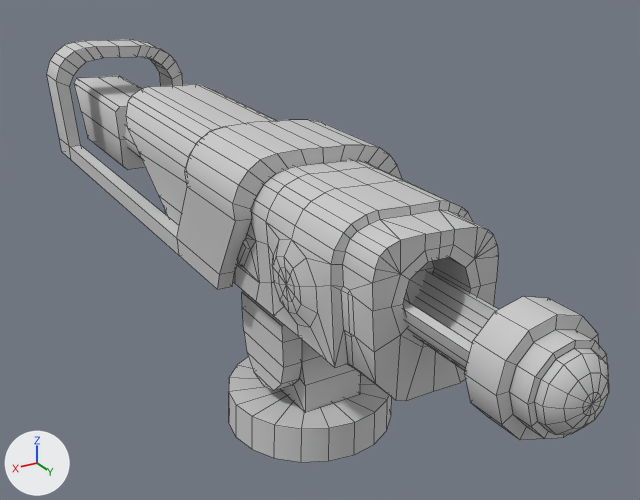
Before and after pictures for a commit that changed the FBX model Assets/Content/Player/Guns/BasicGun/BasicGun_01.fbx.
Both versions are drawn from a 50 mm lens placed at (0.619, 1.064, 0.816), pointed at (-0.098, -0.131, 0.219). The lights are fixed; the arrows at lower left show +X, +Y and +Z. Mesh edges are drawn as thin lines. Where no turn or scale is listed for an object, it has been applied to the vertices.
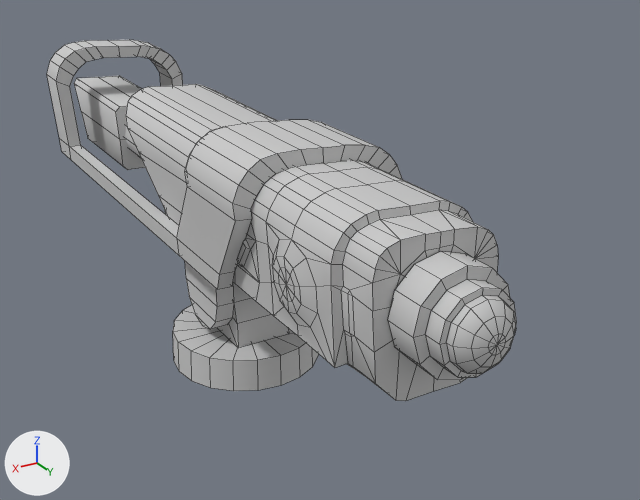
The newer file is also rescaled (x1.3), turned or shifted as a whole; pictures and numbers use the older file's frame.

Patch to the scene script:
```diff
--- a/Assets/Content/Player/Guns/BasicGun/BasicGun_01.fbx.py
+++ b/Assets/Content/Player/Guns/BasicGun/BasicGun_01.fbx.py
@@ me_mesh @@
 me_mesh.from_pydata(...)  # 979 vertices, 1041 faces; spans x -0.13..0.15, y -0.96..0.56, z 0.0..0.48
 # used by ob_cylinder039; location = (0.0, 0.0, 0.0)
+# me_mesh part 1: the loose piece of 41 vertices spanning x -0.13..0.13, y -0.13..0.13, z 0.0..0.06 is moved by (0.0, -0.23, 0.0)
+# me_mesh part 2: the loose piece of 20 vertices spanning x -0.05..0.05, y -0.07..0.07, z 0.06..0.18 is moved by (0.0, -0.23, 0.0)
+# me_mesh part 3: the loose piece of 48 vertices spanning x -0.08..0.08, y -0.07..0.07, z 0.08..0.21 is moved by (0.0, -0.23, 0.0)
+# me_mesh part 4: the loose piece of 44 vertices spanning x -0.05..0.05, y 0.23..0.47, z 0.28..0.34 is moved by (0.0, -0.14, 0.0)
+# me_mesh part 5: the loose piece of 98 vertices spanning x -0.07..0.08, y 0.45..0.56, z 0.25..0.4 is moved by (0.0, -0.14, 0.0)
 me_mesh.materials.append(mat_11___default)
```

Boxes [x1, y1, x2, y2] around the edits, measured in the pictures (640 x 500 px; the box of a moved part takes in the faces that stretch with it):
'Cylinder039', reshaped (16% narrower, 14% shorter): before [47, 40, 609, 462]; after [47, 40, 517, 401]
part 1 of me_mesh, moved or reshaped: before [229, 357, 392, 462]; after [173, 305, 319, 391]
part 2 of me_mesh, moved or reshaped: before [281, 340, 360, 412]; after [217, 283, 289, 347]
part 3 of me_mesh, moved or reshaped: before [242, 292, 302, 391]; after [185, 261, 234, 329]
part 4 of me_mesh, moved or reshaped (not visible afterwards): before [403, 271, 499, 371]
part 5 of me_mesh, moved or reshaped: before [465, 297, 609, 440]; after [388, 251, 517, 380]
